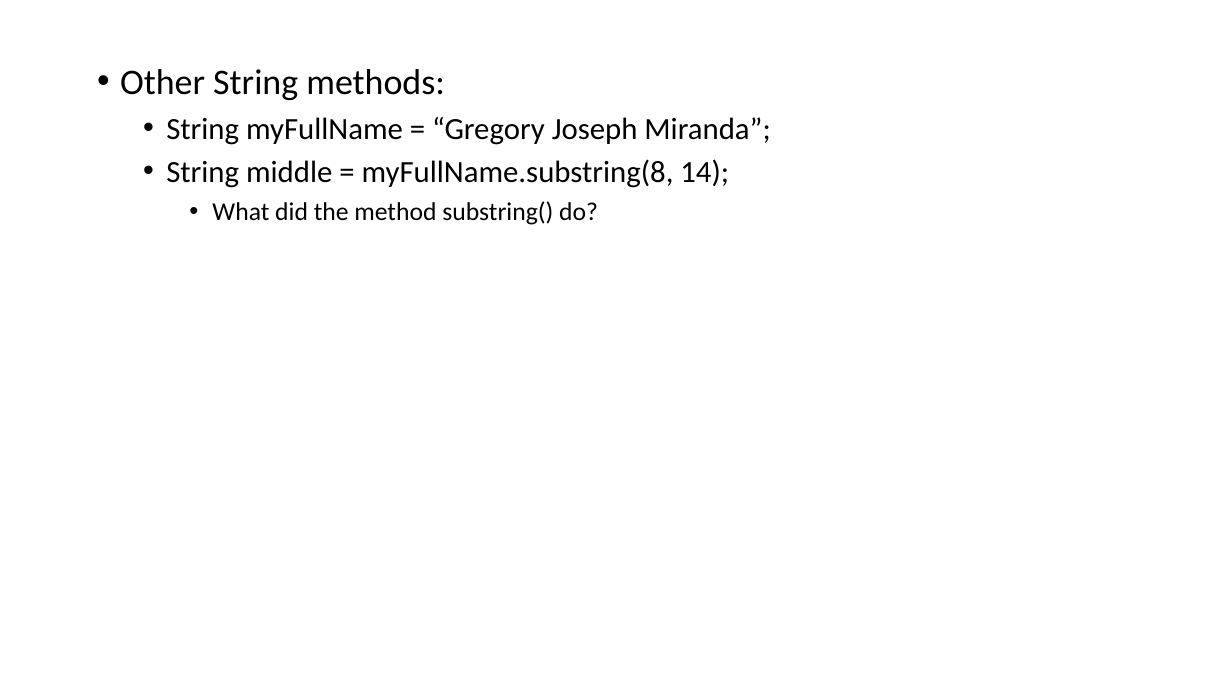
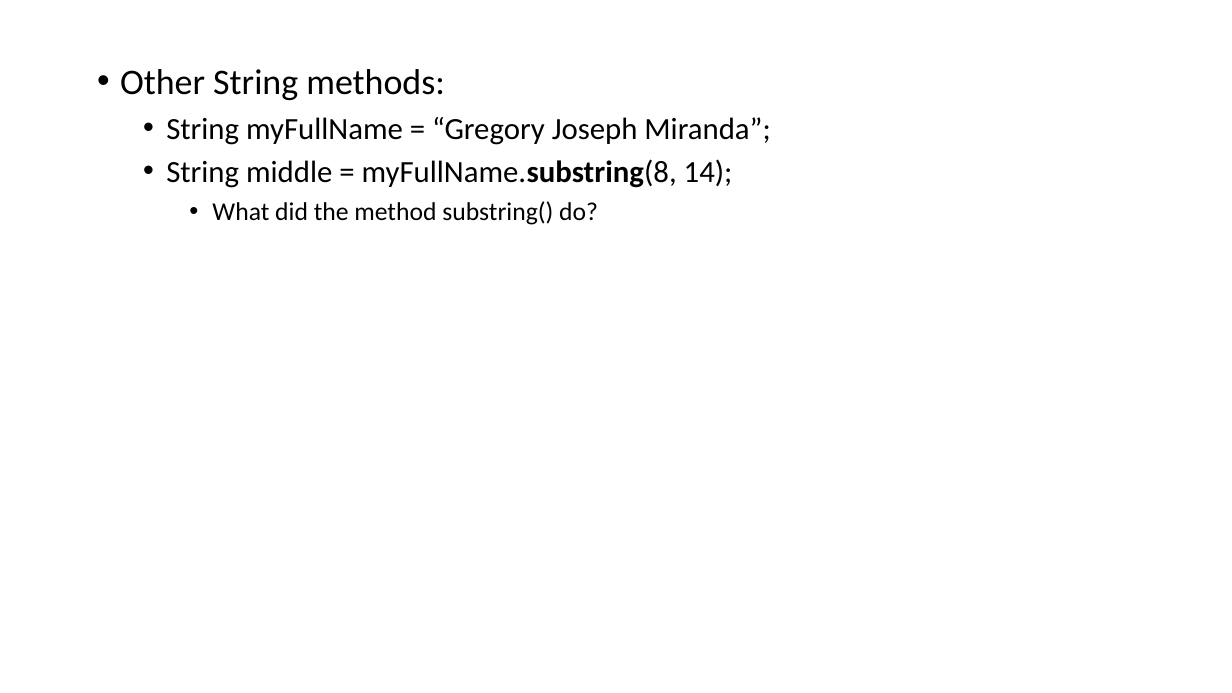
Before and after one commit to ucsd-cse11-su221/ucsd-cse11-su221.github.io, a slide deck: slide 7 of lectures/lecture-03/Lecture 03 - Lecture.pptx. Drawn at 1232x693 pixels with LibreOffice and Linux fonts; fonts in the diff are those of the drawing. Boxes give left, top, right and bottom in pixels: in the first picture for what was removed or moved away, otherwise in the second. Text is boxed around its words. In the diff, an @@ line names an element or a change of style, - is before the commit and + after.

Commit message:
Lecture 03 updates

```diff
--- a/lectures/lecture-03/Lecture 03 - Lecture.pptx
+++ b/lectures/lecture-03/Lecture 03 - Lecture.pptx
@@ text at <box>166,159,733,188</box>: bold on in "myFullName.substring(8," @@
```
Also in this commit, not shown: 17 other slides changed, 7 other files.
